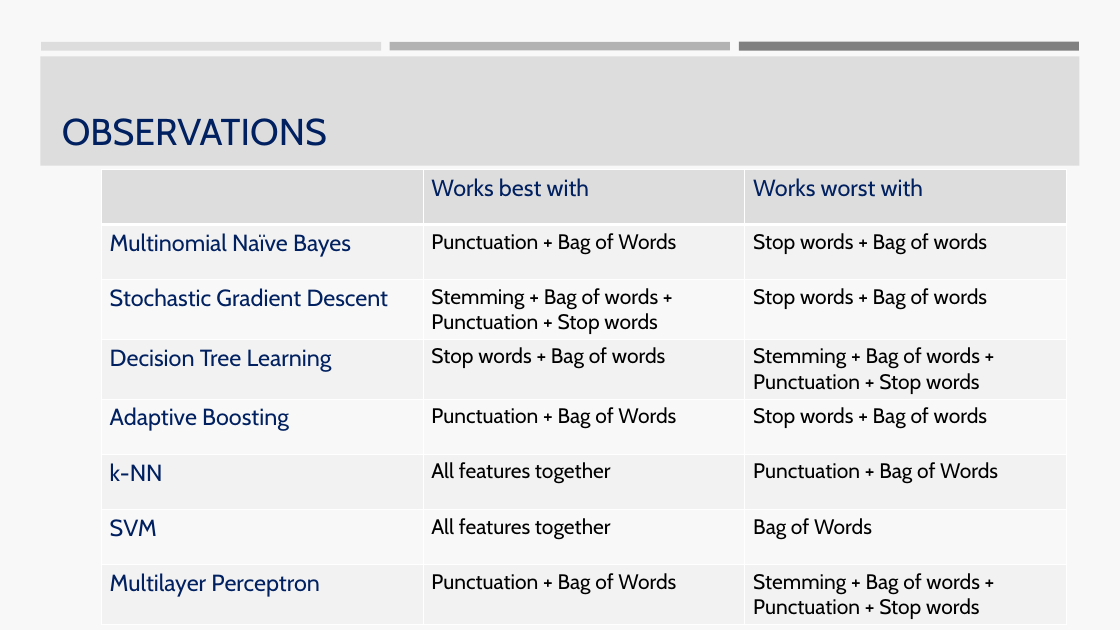
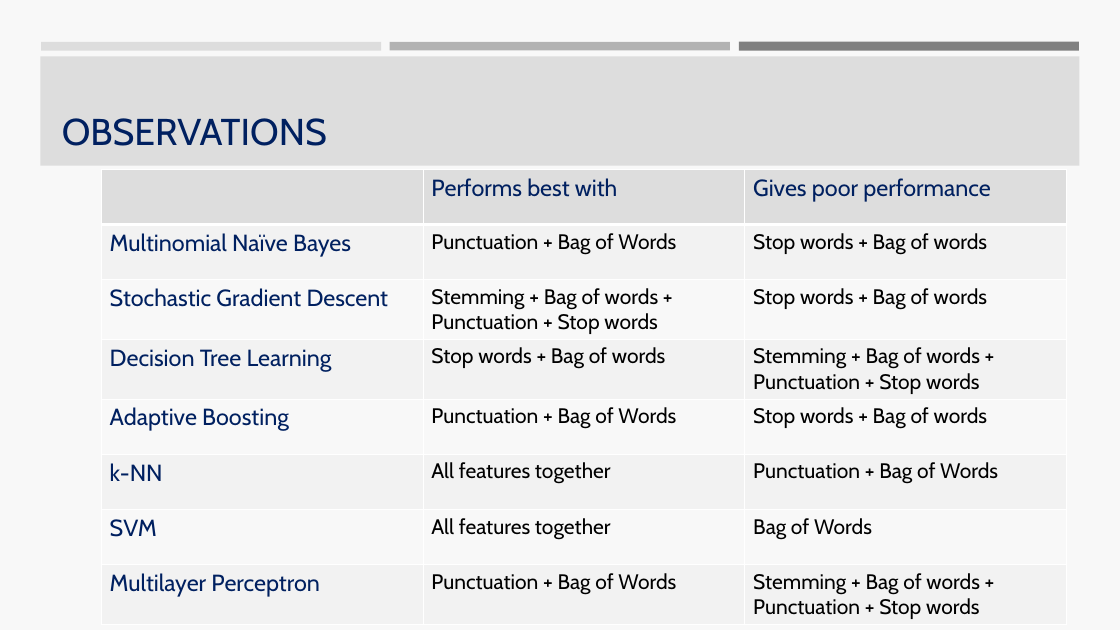
Before and after one commit to SnehalAdsule/CSCI544_Lyrics-Sentimental-Analysis-and-Mood-Classification, a slide deck: slide 17 of nlpproject.pptx (slide 15 before the commit). Drawn at 1120x630 pixels with LibreOffice and Linux fonts; fonts in the diff are those of the drawing. Boxes give left, top, right and bottom in pixels: in the first picture for what was removed or moved away, otherwise in the second. Text is boxed around its words. In the diff, an @@ line names an element or a change of style, - is before the commit and + after.

```diff
--- a/nlpproject.pptx
+++ b/nlpproject.pptx
@@ table at (102, 170, 1067, 623) @@
-row 1, column 2: Works best with
+row 1, column 2: Performs best with
-row 1, column 3: Works worst with
+row 1, column 3: Gives poor performance
```
Also in this commit, not shown: 6 other slides changed, 4 slides added, 1 slide removed.
